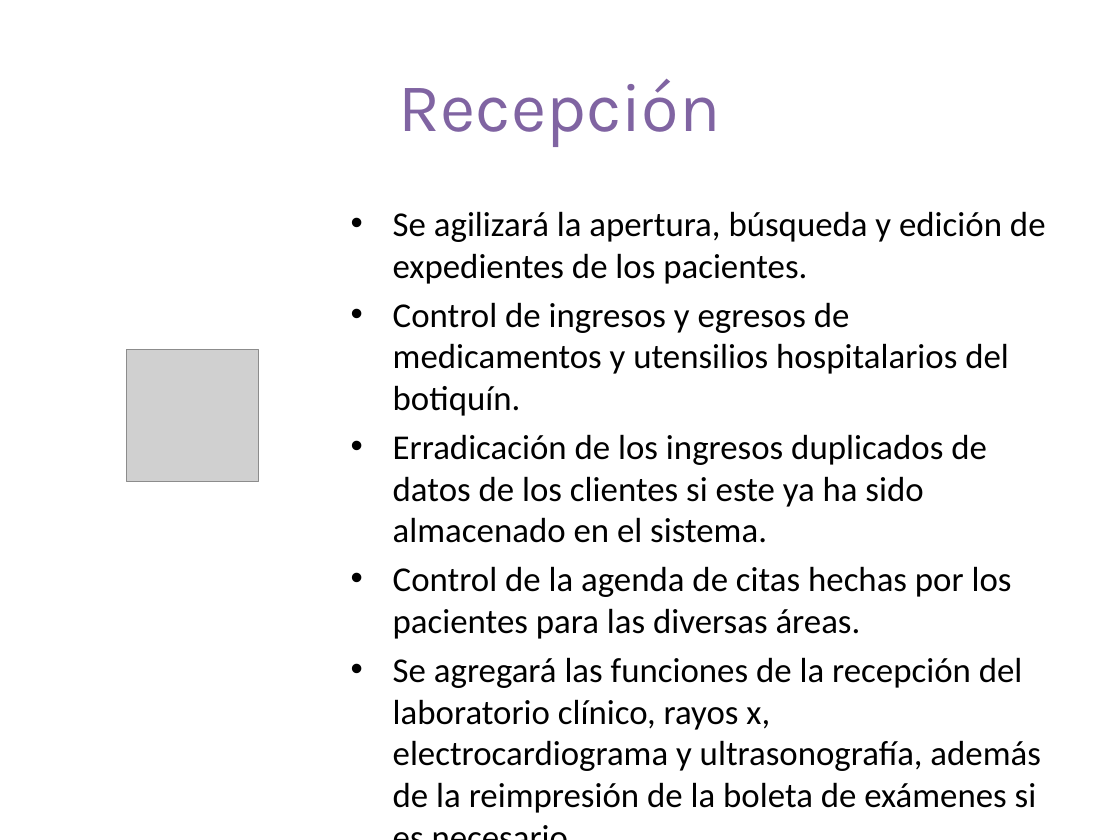
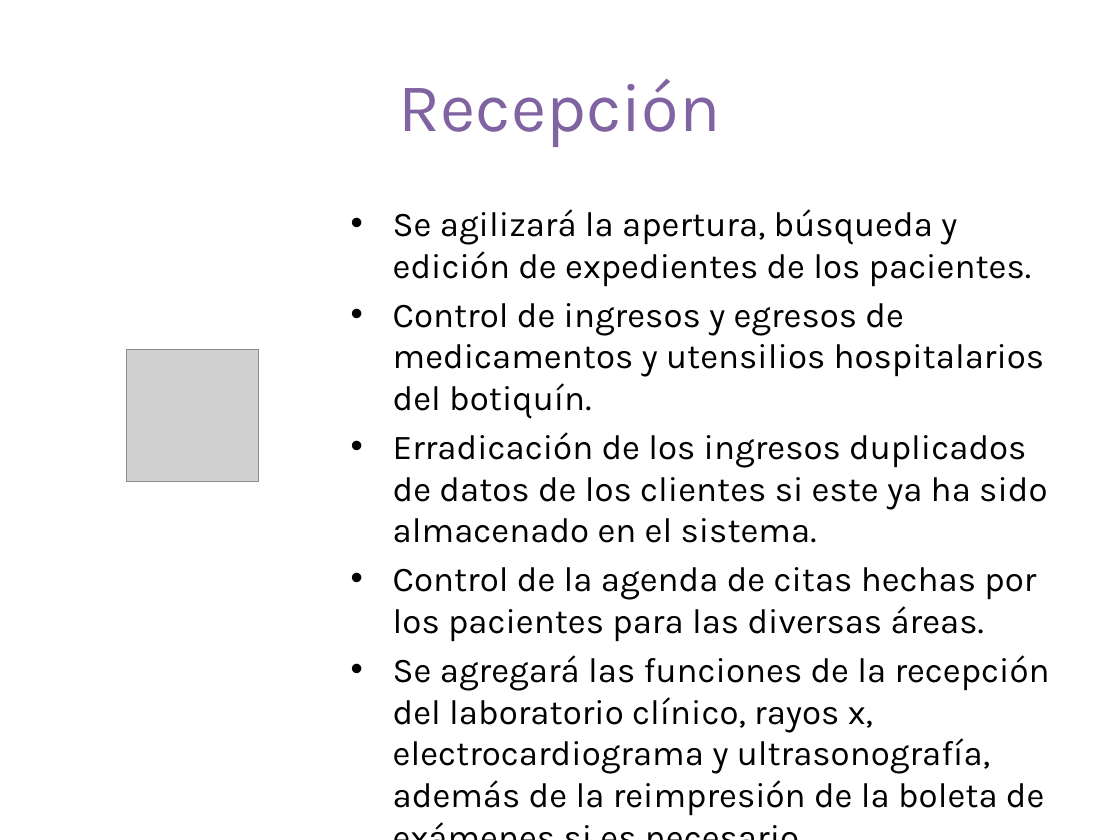
Before and after one commit to aviary-developer/blissey, a slide deck: slide 22 of Documentos/Perfil.pptx. Drawn at 1120x840 pixels with LibreOffice and Linux fonts; fonts in the diff are those of the drawing; grey boxes stand for pictures; background and template pictures are left out. Boxes give left, top, right and bottom in pixels: in the first picture for what was removed or moved away, otherwise in the second. Text is boxed around its words. In the diff, an @@ line names an element or a change of style, - is before the commit and + after.

```diff
--- a/Documentos/Perfil.pptx
+++ b/Documentos/Perfil.pptx
@@ text "Se agilizará la apertura, búsqueda ..." at box(393, 209, 1050, 816): font Calibri to Karla @@
```
Also in this commit, not shown: 9 other slides changed, 7 slides added, 1 slide removed.
